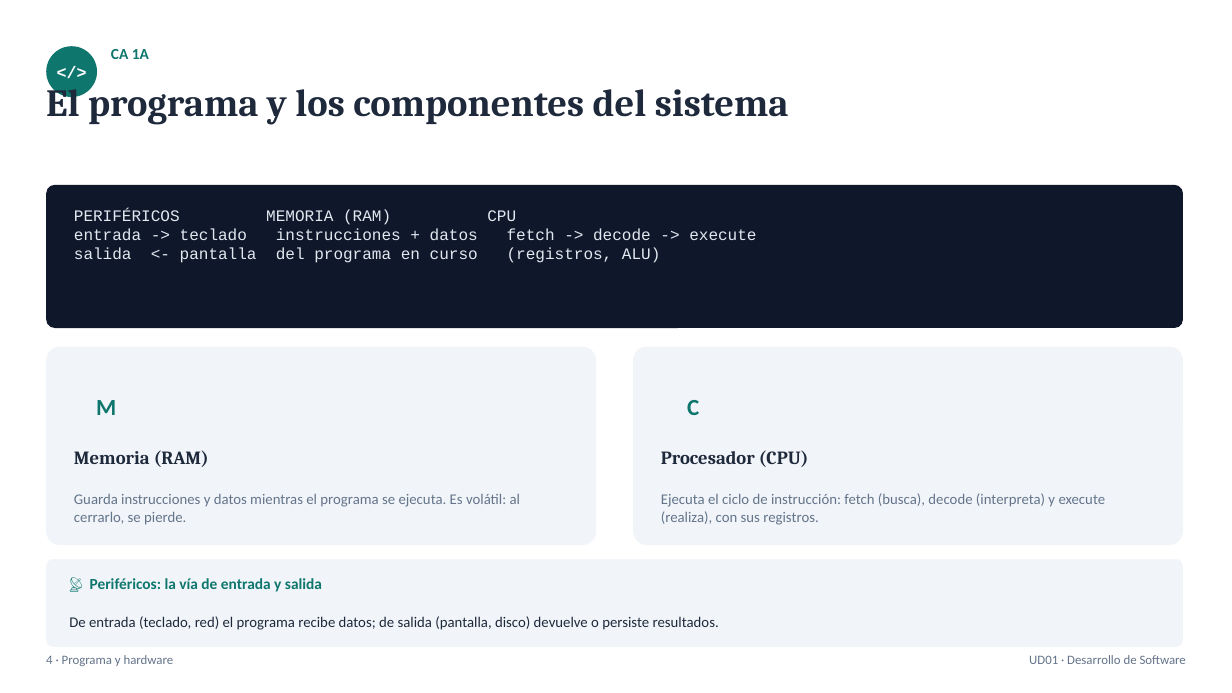
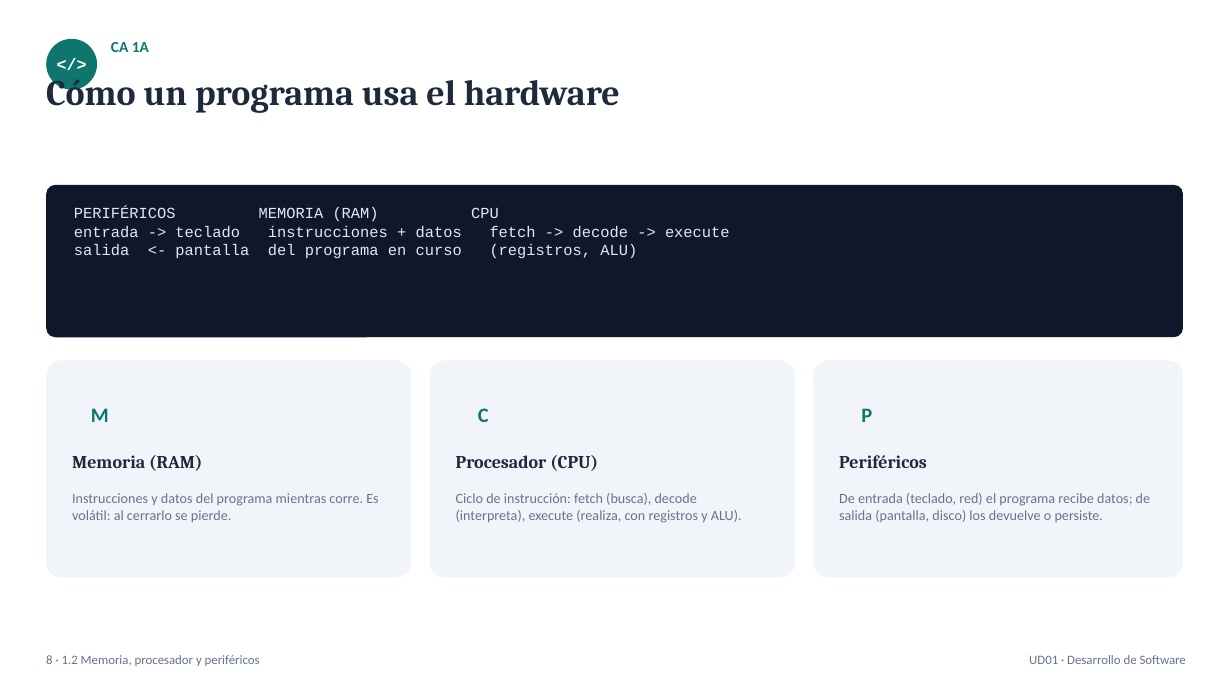
Before and after one commit to noelsueca-coder/temario-lmsgi-ede, a slide deck: slide 8 of EDE/UD01-Desarrollo-Software/UD01_EDE_Desarrollo_Software.pptx (slide 4 before the commit). Drawn at 1232x693 pixels with LibreOffice and Linux fonts; fonts in the diff are those of the drawing. Boxes give left, top, right and bottom in pixels: in the first picture for what was removed or moved away, otherwise in the second. Text is boxed around its words. In the diff, an @@ line names an element or a change of style, - is before the commit and + after.

```diff
--- a/EDE/UD01-Desarrollo-Software/UD01_EDE_Desarrollo_Software.pptx
+++ b/EDE/UD01-Desarrollo-Software/UD01_EDE_Desarrollo_Software.pptx
@@ 2 texts, 1 ellipse moved together from (x1=46, y1=46, x2=149, y2=97) to (x1=46, y1=39, x2=149, y2=90) @@
@@ text at (x1=46, y1=72, x2=620, y2=113): text changed; size 30 to 28 pt @@
-El programa y los componentes del sistema
+Cómo un programa usa el hardware
@@ rounded rectangle resized from (x1=46, y1=185, x2=1183, y2=328) to (x1=46, y1=185, x2=1183, y2=337) @@
@@ text "PERIFÉRICOS MEMORIA (RAM) CPU" at (x1=74, y1=207, x2=730, y2=258): size 12.5 to 12 pt @@
@@ rounded rectangle resized from (x1=46, y1=347, x2=596, y2=545) to (x1=46, y1=360, x2=411, y2=578) @@
@@ text "M" moved from (x1=96, y1=400, x2=116, y2=415) to (x1=91, y1=408, x2=109, y2=422) @@
@@ text "M" at (x1=91, y1=408, x2=109, y2=422): size 18 to 16 pt @@
@@ ellipse resized from (x1=74, y1=374, x2=139, y2=439) to (x1=72, y1=386, x2=128, y2=442) @@
@@ rounded rectangle resized from (x1=633, y1=347, x2=1183, y2=545) to (x1=430, y1=360, x2=795, y2=578) @@
@@ text "C" at (x1=478, y1=408, x2=489, y2=422): size 18 to 16 pt @@
@@ text "C" moved from (x1=687, y1=400, x2=699, y2=415) to (x1=478, y1=408, x2=489, y2=422) @@
@@ ellipse resized from (x1=661, y1=374, x2=726, y2=439) to (x1=456, y1=386, x2=511, y2=442) @@
@@ rounded rectangle resized from (x1=46, y1=559, x2=1183, y2=647) to (x1=813, y1=360, x2=1183, y2=578) @@
@@ rounded rectangle at (x1=813, y1=360, x2=1183, y2=578): proportions changed @@
@@ ellipse added at (x1=839, y1=386, x2=895, y2=442), fill #F1F5F9 @@
@@ text added at (x1=861, y1=408, x2=872, y2=422), 16 pt, text #0F766E, bold @@
+P
@@ text "Memoria (RAM)" at (x1=72, y1=455, x2=202, y2=471): size 14.5 to 14 pt @@
@@ text "Procesador (CPU)" at (x1=456, y1=455, x2=598, y2=471): size 14.5 to 14 pt @@
@@ text "Procesador (CPU)" moved from (x1=661, y1=450, x2=808, y2=467) to (x1=456, y1=455, x2=598, y2=471) @@
@@ text added at (x1=839, y1=455, x2=927, y2=468), 14 pt, text #1E293B, bold @@
+Periféricos
@@ text at (x1=72, y1=493, x2=378, y2=522): text changed; size 11.5 to 11 pt @@
-Guarda instrucciones y datos mientras el programa se ejecuta. Es volátil: al cerrarlo, se pierde.
+Instrucciones y datos del programa mientras corre. Es volátil: al cerrarlo se pierde.
@@ text at (x1=456, y1=493, x2=742, y2=523): text changed; size 11.5 to 11 pt @@
-Ejecuta el ciclo de instrucción: fetch (busca), decode (interpreta) y execute (realiza), con sus registros.
+Ciclo de instrucción: fetch (busca), decode (interpreta), execute (realiza, con registros y ALU).
@@ text at (x1=839, y1=493, x2=1150, y2=522): text changed; size 11.5 to 11 pt; text colour #1E293B to #64748B @@
-De entrada (teclado, red) el programa recibe datos; de salida (pantalla, disco) devuelve o persiste resultados.
+De entrada (teclado, red) el programa recibe datos; de salida (pantalla, disco) los devuelve o persiste.
@@ text removed at (x1=90, y1=578, x2=322, y2=592) @@
-📡 Periféricos: la vía de entrada y salida
@@ text at (x1=46, y1=655, x2=260, y2=666): text changed @@
-4 · Programa y hardware
+8 · 1.2 Memoria, procesador y periféricos
```
Also in this commit, not shown: 8 other slides changed, 31 slides added, 6 slides removed, 2 other files.
